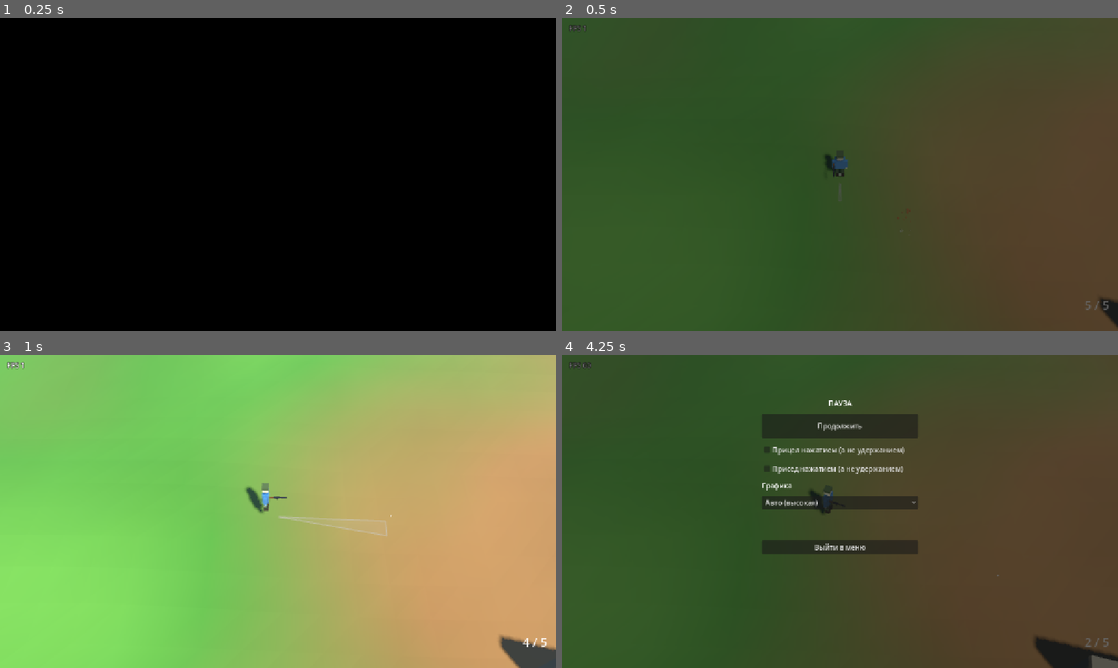
Above: before the commit, frames 1-4 (two rows, left to right).
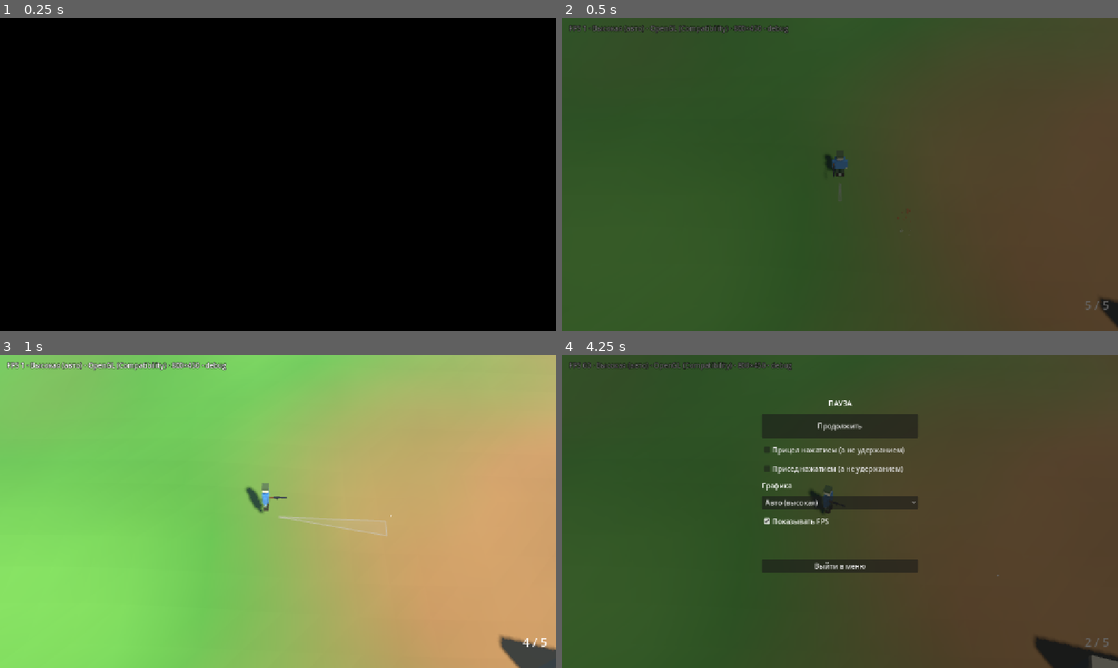
Above: after the commit, the same moments.

Repository: cybernattor/rankborn
Game: Godot game, scene res://scenes/game/game_scene.tscn
The game is run twice, just before and just after one commit, with the same random seed, the same clock (stepped at 60 frames per second) and the same inputs. This scene is started directly instead of the project's main scene.
Inputs (mouse positions are in pixels of both pictures, inside the frame that each line leads up to):
- Up to frame 1 (0.25 s): no input
- Up to frame 2 (0.5 s): no input
- Up to frame 3 (1 s): tap Enter (ui_accept) at 0.5 s; move the mouse to (400, 495) at 0.52 s; hold D (move_right) from 0.53 s (still down); hold Right mouse button (aim) from 0.53 s (still down); click (400, 495) at 0.67 s; tap Space (jump) at 0.77 s
- Up to frame 4 (4.25 s): release D (move_right) at 1.25 s; release Right mouse button (aim) at 1.25 s; drag from (728, 527) to (812, 574) at 1.27 s; move the mouse to (895, 442) at 2.02 s; press the mouse at (895, 442) at 2.03 s; hold D (move_right) 2.03-2.75 s; release the mouse at (895, 442) at 2.75 s; drag from (812, 574) to (673, 464) at 2.77 s; move the mouse to (1006, 558) at 3.52 s; hold A (move_left) from 3.53 s (still down); hold Mouse wheel down (weapon_next) from 3.53 s (still down); click (1006, 558) at 3.67 s; tap Space (jump) at 3.77 s; tap Escape (pause) at 4.15 s

Frame 1 is identical in both runs. In frame 2, 0.3% of the frame differs, in the area x 4-41%, y 2-5%; in frame 3, 0.6%; in frame 4, 2.9%, in the area x 6-64%, y 2-70%.

Commit message:
feat(hud): detailed FPS counter with a «Показывать FPS» setting
A friend's phone showed 40 FPS while other games run at 120 — to compare
builds on devices the counter now shows the quality preset, renderer,
3D render resolution and «debug» for debug builds. It is a saved setting
in the pause menu, on by default during the prototype (also in release).

Co-Authored-By: Claude Opus 5.5 <noreply@anthropic.com>
Claude-Session: https://claude.ai/code/session_01HawzunZx1E3va69Y3pmV6w

Diff:
--- a/scenes/ui/pause_menu.tscn
+++ b/scenes/ui/pause_menu.tscn
@@ -65,6 +65,11 @@
 unique_name_in_owner = true
 layout_mode = 2
 
+[node name="ShowFpsCheck" type="CheckBox" parent="VBoxContainer"]
+unique_name_in_owner = true
+layout_mode = 2
+text = "Показывать FPS"
+
 [node name="ExitSpacer" type="Control" parent="VBoxContainer"]
 custom_minimum_size = Vector2(0, 48)
 layout_mode = 2
--- a/scripts/autoload/game_settings.gd
+++ b/scripts/autoload/game_settings.gd
@@ -31,6 +31,9 @@
 ## Выбор игрока: пресет или QUALITY_AUTO (по умолчанию).
 const QUALITY_AUTO := 3
 var graphics_quality: int = QUALITY_AUTO
+## Счётчик FPS с пресетом, рендерером и разрешением в углу экрана. Пока прототип и замеры
+## на телефонах — включён по умолчанию, в том числе в release-сборках.
+var show_fps: bool = true
 ## Уровень, до которого дошла автонастройка (AutoQuality); с него начинается следующий матч.
 var auto_quality_level: int = -1
 
@@ -49,6 +52,7 @@
 	player_name = cfg.get_value("profile", "player_name", player_name)
 	graphics_quality = cfg.get_value("graphics", "quality", graphics_quality)
 	auto_quality_level = cfg.get_value("graphics", "auto_level", auto_quality_level)
+	show_fps = cfg.get_value("graphics", "show_fps", show_fps)
 	changed.emit()
 
 
@@ -59,6 +63,7 @@
 	cfg.set_value("profile", "player_name", player_name)
 	cfg.set_value("graphics", "quality", graphics_quality)
 	cfg.set_value("graphics", "auto_level", auto_quality_level)
+	cfg.set_value("graphics", "show_fps", show_fps)
 	cfg.save(SETTINGS_PATH)
 	changed.emit()
 
--- a/scripts/ui/pause_menu.gd
+++ b/scripts/ui/pause_menu.gd
@@ -20,6 +20,7 @@
 @onready var aim_toggle_check: CheckBox = %AimToggleCheck
 @onready var crouch_toggle_check: CheckBox = %CrouchToggleCheck
 @onready var quality_option: OptionButton = %QualityOption
+@onready var show_fps_check: CheckBox = %ShowFpsCheck
 
 
 func _ready() -> void:
@@ -34,6 +35,7 @@
 	quality_option.item_selected.connect(_on_setting_changed.unbind(1))
 	aim_toggle_check.toggled.connect(_on_setting_changed.unbind(1))
 	crouch_toggle_check.toggled.connect(_on_setting_changed.unbind(1))
+	show_fps_check.toggled.connect(_on_setting_changed.unbind(1))
 	# На тач-экранах прицел и присед всегда переключаются нажатием.
 	aim_toggle_check.visible = not GameSettings.is_touch_device()
 	crouch_toggle_check.visible = not GameSettings.is_touch_device()
@@ -59,6 +61,7 @@
 func _load_settings_into_ui() -> void:
 	aim_toggle_check.set_pressed_no_signal(GameSettings.aim_toggle)
 	crouch_toggle_check.set_pressed_no_signal(GameSettings.crouch_toggle)
+	show_fps_check.set_pressed_no_signal(GameSettings.show_fps)
 	var choice := GameSettings.QUALITY_AUTO if GameSettings.is_auto_quality() else GameSettings.graphics_quality
 	quality_option.select(quality_option.get_item_index(choice))
 	_update_auto_label()
@@ -67,6 +70,7 @@
 func _on_setting_changed() -> void:
 	GameSettings.aim_toggle = aim_toggle_check.button_pressed
 	GameSettings.crouch_toggle = crouch_toggle_check.button_pressed
+	GameSettings.show_fps = show_fps_check.button_pressed
 	GameSettings.set_quality_choice(quality_option.get_selected_id())
 	GameSettings.save_settings()
 
--- a/scripts/ui/weapon_hud.gd
+++ b/scripts/ui/weapon_hud.gd
@@ -28,8 +28,10 @@
 
 ## На тач-экране патроны — сверху по центру: справа внизу стик прицела и кнопки.
 const TOUCH_AMMO_MARGIN_TOP := 12.0
-## Счётчик кадров в отладочных сборках — чтобы тестеры могли назвать цифры.
+## Счётчик кадров (настройка «Показывать FPS»): FPS, пресет графики, рендерер и разрешение
+## 3D — чтобы тестеры называли цифры вместе с условиями, а не просто «40».
 var _fps_label: Label
+const RENDERER_NAMES := {"mobile": "Vulkan Mobile", "forward_plus": "Vulkan Forward+", "gl_compatibility": "OpenGL (Compatibility)"}
 var _touch_layout: bool = false
 
 
@@ -43,13 +45,12 @@
 	# (камера сверху): позицию задаём сами, от левого верхнего угла.
 	for marker: Control in [crosshair, hit_marker]:
 		marker.set_anchors_preset(Control.PRESET_TOP_LEFT)
-	if OS.is_debug_build():
-		_fps_label = Label.new()
-		_fps_label.mouse_filter = Control.MOUSE_FILTER_IGNORE
-		_fps_label.position = Vector2(16, 12)
-		_fps_label.add_theme_color_override("font_outline_color", Color.BLACK)
-		_fps_label.add_theme_constant_override("outline_size", 4)
-		$UILayer.add_child(_fps_label)
+	_fps_label = Label.new()
+	_fps_label.mouse_filter = Control.MOUSE_FILTER_IGNORE
+	_fps_label.position = Vector2(16, 12)
+	_fps_label.add_theme_color_override("font_outline_color", Color.BLACK)
+	_fps_label.add_theme_constant_override("outline_size", 4)
+	$UILayer.add_child(_fps_label)
 
 
 func setup(weapon_mgr: WeaponManager) -> void:
@@ -88,8 +89,9 @@
 
 func _process(delta: float) -> void:
 	_update_touch_layout()
-	if _fps_label:
-		_fps_label.text = "FPS %d" % Engine.get_frames_per_second()
+	_fps_label.visible = GameSettings.show_fps
+	if _fps_label.visible:
+		_fps_label.text = _fps_text()
 	var weapon := _get_weapon()
 	if not weapon:
 		return
@@ -235,3 +237,15 @@
 			return node
 		node = node.get_parent()
 	return null
+
+
+func _fps_text() -> String:
+	var quality: String = GameSettings.QUALITY_NAMES[GameSettings.get_quality()]
+	if GameSettings.is_auto_quality():
+		quality += " (авто)"
+	var method := RenderingServer.get_current_rendering_method()
+	var vp := get_viewport()
+	var render_size := Vector2(vp.size) * vp.scaling_3d_scale
+	return "FPS %d · %s · %s · %d×%d%s" % [Engine.get_frames_per_second(), quality,
+			RENDERER_NAMES.get(method, method), render_size.x, render_size.y,
+			" · debug" if OS.is_debug_build() else ""]
